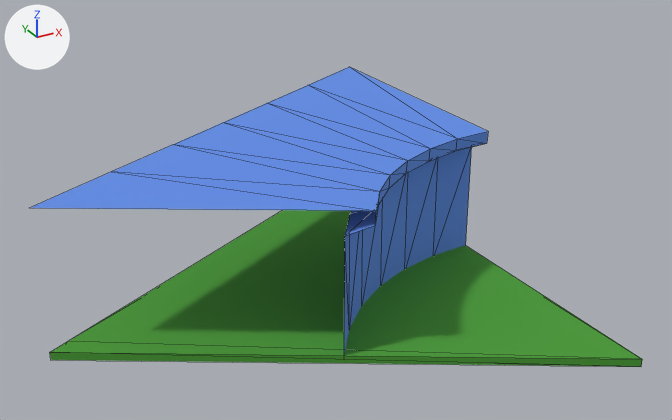
Renders of the glTF model public/assets/3.glb from each side of a commit.
Rendered twice from a camera (50 mm lens) standing at (-1.093, -0.921, 0.882) and looking at (-0.283, 0.552, 0.146). Every picture has the same lights, and +X, +Y and +Z are marked at upper left. Mesh edges are drawn as thin lines. Vertices at the same position are counted once.

Objects in the first picture: 'Cylinder.003', 'ground.002'.
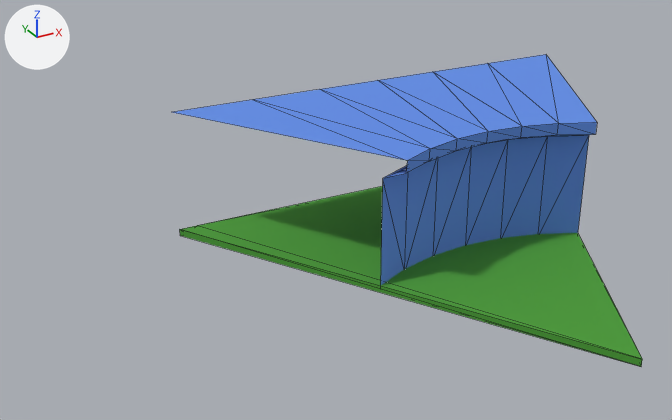
Pixel boxes [x1, y1, x2, y2] of what changed, in the pictures (672 x 420 px; the box of a moved part takes in the faces that stretch with it):
'Cylinder.003', reshaped (7% narrower, 20% shorter)
    before: [30, 67, 488, 355]
    after: [173, 54, 597, 285]
'ground.002', mesh turned
    before: [50, 210, 642, 367]
    after: [180, 186, 642, 367]
part 2 of me_cylinder_011, moved or reshaped
    before: [30, 103, 408, 355]
    after: [173, 54, 597, 285]

The change, as a list of edits to the scene's bpy script:
```text
Change me_circle_010:
    where me_circle_010.from_pydata(...)  # 8 vertices, 12 faces; spans x -0.866..0.0, y 0.0..1.0, z 0.0..0.015
    used by ob_ground_002; location = (0.0, 0.0, 0.01)
    me_circle_010 part 1: the whole mesh is turned -30 degrees about the z axis through the mesh origin
Change me_cylinder_011:
    used by ob_cylinder_003; location = (0.0, 0.0, 0.0)
    remove me_cylinder_011.from_pydata(...)  # 36 vertices, 49 faces; spans x -0.866..0.0, y 0.225..1.0, z 0.017..0.292
    add me_cylinder_011.from_pydata(...)  # 35 vertices, 48 faces; spans x -0.5..0.5, y 0.39..0.866, z 0.017..0.292
    me_cylinder_011 part 2
    17 vertices are removed from x -0.866..0.0, y 0.225..1.0, z 0.017..0.292
    32 faces are deleted
    3 vertices move from x -0.301..0.0, y 0.826..1.0, z 0.292 to x -0.315..0.0, y 0.866, z 0.292
    16 vertices are added at x -0.5..0.5, y 0.39..0.866, z 0.017..0.292
    31 new faces join them
```
